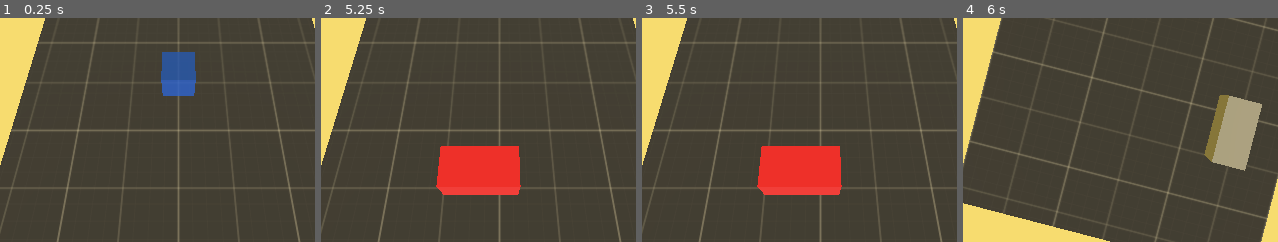
Above: before the commit, frames 1-4 (left to right).
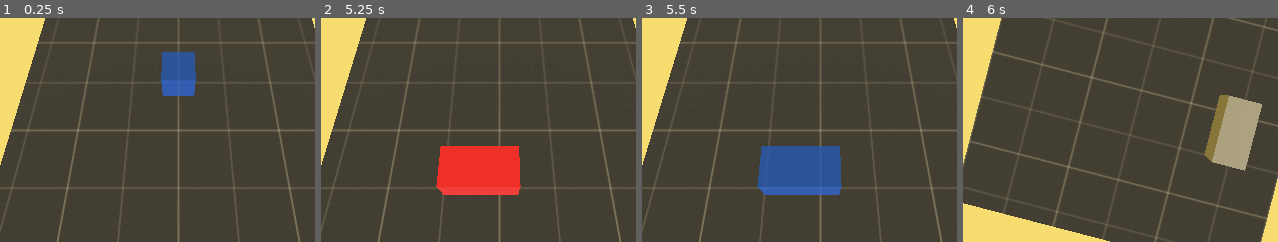
Above: after the commit, the same moments.

Repository: Bigaston/LDJam54
Game: Godot game, scene res://scenes/Main.tscn
Two runs of this game, one before a commit and one after it. Both use one fixed random seed, a clock stepped at 60 frames per second and the inputs below.
Inputs (mouse positions are % of the whole screen's width and height, from its top left):
- Up to frame 1 (0.25 s): no input
- Up to frame 2 (5.25 s): click "Ajouter une commode" at 0.5 s; click "Ajouter un lit" at 1.25 s; click "Ajouter une commode" at 2 s; click "Ajouter un lit" at 2.75 s; click "Ajouter une commode" at 3.5 s; click "Ajouter un lit" at 4.25 s; tap Enter at 5 s; move the mouse to (57, 70) at 5.02 s; tap Space (furniture_place) at 5.1 s; click (57, 70) at 5.17 s
- Up to frame 3 (5.5 s): tap Delete (furniture_delete, bound only after the commit) at 5.3 s
- Up to frame 4 (6 s): tap Space (furniture_place) at 5.75 s; drag from (outside the picture) to (57, 70) at 5.77 s
The pictures show only the part of the screen within x 35-85%, y 34-84%; the shares and areas given below are measured in that part.

Frames 1-2 are identical in both runs. In frame 3, 5.6% of the frame differs, in the area x 36-64%, y 57-80%; in frame 4, nothing differs.

Commit message:
Suppression des meubles

Diff:
--- a/project.godot
+++ b/project.godot
@@ -36,6 +36,11 @@
 "events": [Object(InputEventKey,"resource_local_to_scene":false,"resource_name":"","device":-1,"window_id":0,"alt_press …(182 unchanged characters)…
 ]
 }
+furniture_delete={
+"deadzone": 0.5,
+"events": [Object(InputEventKey,"resource_local_to_scene":false,"resource_name":"","device":-1,"window_id":0,"alt_pressed":false,"shift_pressed":false,"ctrl_pressed":false,"meta_pressed":false,"pressed":false,"keycode":0,"physical_keycode":4194312,"key_label":0,"unicode":0,"echo":false,"script":null)
+]
+}
 
 [rendering]
 
--- a/scripts/main_game.gd
+++ b/scripts/main_game.gd
@@ -54,8 +54,29 @@
 				if mesh is MeshInstance3D:
 					set_material_of_furniture(mesh, null)
 
+			for child in furniture_to_place.get_children():
+				if child is Area3D:
+					child.set_collision_layer_value(1, true)
+
 			furniture_to_place = null
 			last_frame_correct_status = null
+
+	if Input.is_action_just_pressed("furniture_delete"):
+		var space_state = get_world_3d().direct_space_state
+		var mousepos = get_viewport().get_mouse_position()
+
+		var origin = cam.project_ray_origin(mousepos)
+		var end = origin + cam.project_ray_normal(mousepos) * RAY_LENGTH
+		var query = PhysicsRayQueryParameters3D.create(origin, end, 0b00000000_00000000_00000000_00000001)
+		query.collide_with_areas = true
+
+		var result = space_state.intersect_ray(query)
+
+		if !result.is_empty():
+			var collider = result.collider as Area3D
+			var furniture = collider.get_parent()
+
+			furniture.queue_free()
 
 	# Check if position is correct
 	if furniture_to_place != null && selected_case != null:
@@ -100,6 +121,11 @@
 	cancel_furniture_placement()
 
 	furniture_to_place = furniture
+
+	for child in furniture_to_place.get_children():
+		if child is Area3D:
+			child.set_collision_layer_value(1, false)
+
 	add_child(furniture_to_place)
 
 func cancel_furniture_placement():
